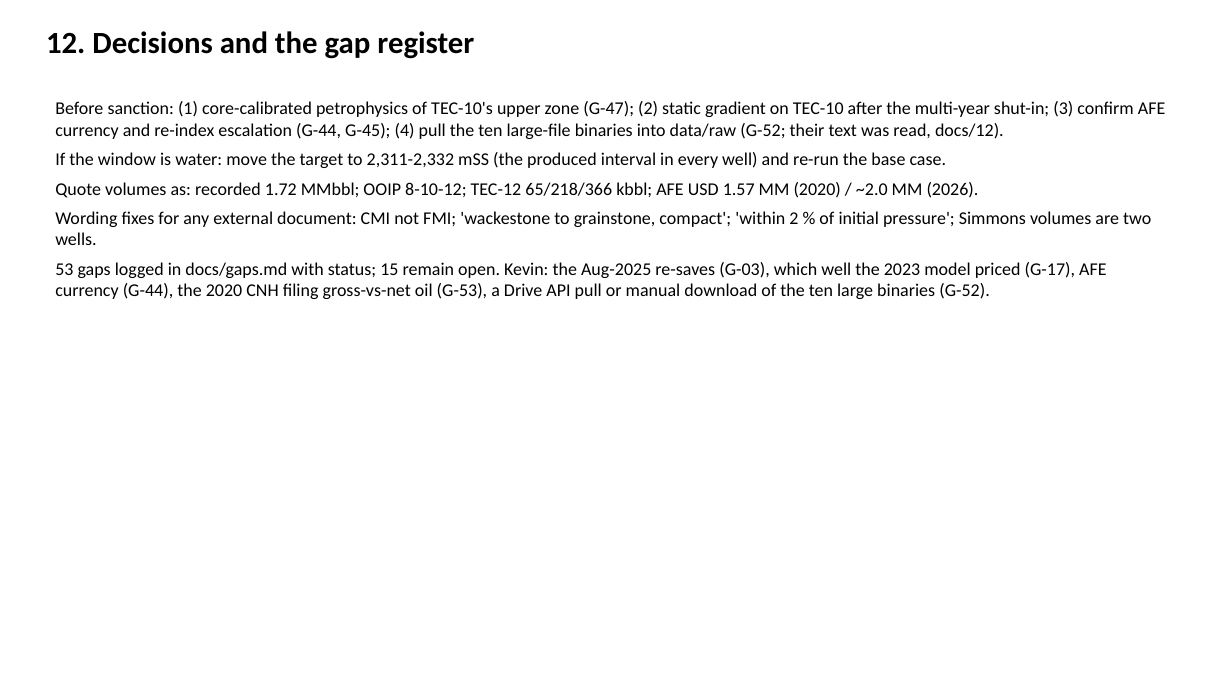
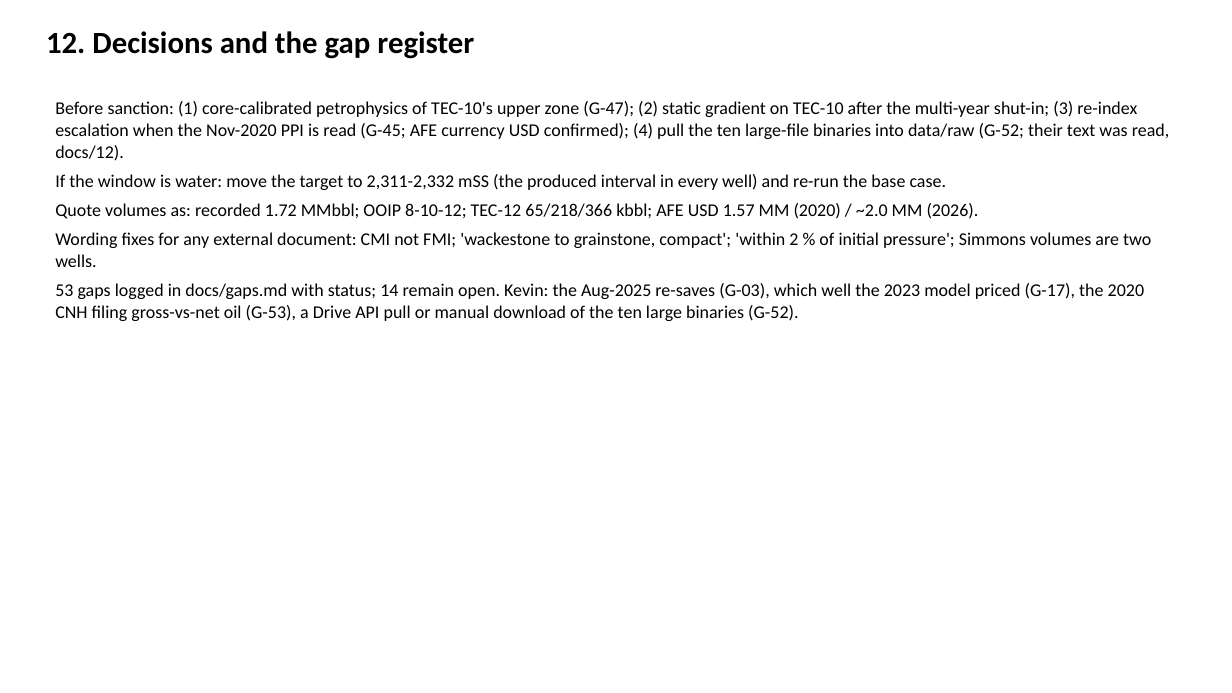
Before and after one commit to gunner1976/git_practice, a slide deck: slide 13 of docs/Tecolutla_TEC12_Handover.pptx. Drawn at 1232x693 pixels with LibreOffice and Linux fonts; fonts in the diff are those of the drawing. Boxes give left, top, right and bottom in pixels: in the first picture for what was removed or moved away, otherwise in the second. Text is boxed around its words. In the diff, an @@ line names an element or a change of style, - is before the commit and + after.

```diff
--- a/docs/Tecolutla_TEC12_Handover.pptx
+++ b/docs/Tecolutla_TEC12_Handover.pptx
@@ text at (55, 101, 1170, 161): text changed @@
-Before sanction: (1) core-calibrated petrophysics of TEC-10's upper zone (G-47); (2) static gradient on TEC-10 after the multi-year shut-in; (3) confirm AFE currency and re-index escalation (G-44, G-45); (4) pull the ten large-file binaries into data/raw (G-52; their text was read, docs/12).
+Before sanction: (1) core-calibrated petrophysics of TEC-10's upper zone (G-47); (2) static gradient on TEC-10 after the multi-year shut-in; (3) re-index escalation when the Nov-2020 PPI is read (G-45; AFE currency USD confirmed); (4) pull the ten large-file binaries into data/raw (G-52; their text was read, docs/12).
@@ text at (55, 283, 1144, 321): text changed @@
-53 gaps logged in docs/gaps.md with status; 15 remain open. Kevin: the Aug-2025 re-saves (G-03), which well the 2023 model priced (G-17), AFE currency (G-44), the 2020 CNH filing gross-vs-net oil (G-53), a Drive API pull or manual download of the ten large binaries (G-52).
+53 gaps logged in docs/gaps.md with status; 14 remain open. Kevin: the Aug-2025 re-saves (G-03), which well the 2023 model priced (G-17), the 2020 CNH filing gross-vs-net oil (G-53), a Drive API pull or manual download of the ten large binaries (G-52).
```
Also in this commit, not shown: 4 other slides changed, 17 other files.
